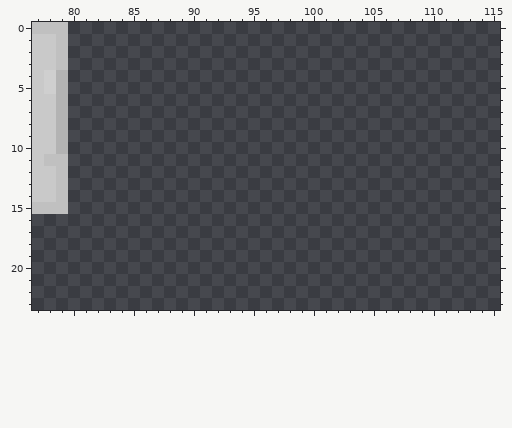
Edited in one commit: pixel-art file (resources/tilemap/tilemap2.ase). The picture above was drawn from the file before the commit.
256x256 pixels, 1 frame. Colours within 5 levels of each other are drawn and written as one. Shown: x 77..115, y 0..23.
Once edited:
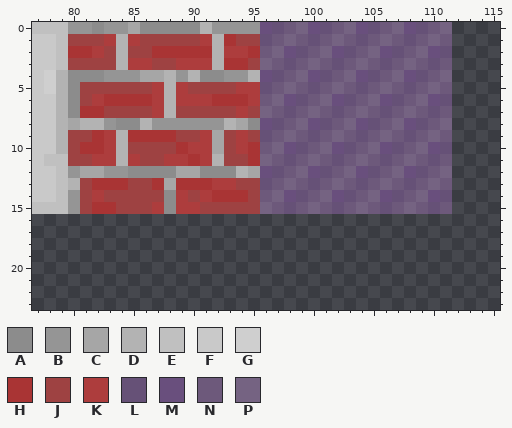
Palette (. is transparent): A #8c8c8c  B #959595  C #a6a6a6  D #b3b3b3  E #c0c0c0  F #c9c9c9  G #cfcfcf  H #a93434  J #9e4242  K #ad3d3d  L #665177  M #694f7d  N #6d597b  P #756382
Edits made:
--- layer "Layer 3"
@@ x 77..115 @@
- 0 EEE....................................
- 1 FFE....................................
- 2 FFE....................................
- 3 FFE....................................
- 4 FGD....................................
- 5 FGD....................................
- 6 FFD....................................
- 7 FFD....................................
- 8 FFD....................................
- 9 FFD....................................
-10 FFD....................................
-11 FEE....................................
-12 FFE....................................
-13 FFE....................................
-14 FFE....................................
-15 EEE....................................
+ 0 EEEBBABBCAAAAADBBBBMLNPMLNPMLNPMLNP....
+ 1 FFEJJJKDKJJJJJKDHJJLNPNLNPNLNPNLNPN....
+ 2 FFEHHKJDJJHHHHHDKKHNPMLNPMLNPMLNPML....
+ 3 FFEJJJJDKKJJKKKDHHJPNLNPNLNPNLNPNLN....
+ 4 FGDAAABBBCCDBDAABBDMLNPMLNPMLNPMLNP....
+ 5 FGDAJJJJJJKDKJJJJKKLNPNLNPNLNPNLNPN....
+ 6 FFDAJKHHHHKDKKKHHHKNPMLNPMLNPMLNPML....
+ 7 FFDAHHJJJJKDJJJJJKJPNLNPNLNPNLNPNLN....
+ 8 FFDCDDBAADBBBBBBDCAMLNPMLNPMLNPMLNP....
+ 9 FFDJJHKDHHHHJJKCJKJLNPNLNPNLNPNLNPN....
+10 FFDJHHKDJJJJHKKCJKHNPMLNPMLNPMLNPML....
+11 FEEJJKKDKJJKKHKDJJHPNLNPNLNPNLNPNLN....
+12 FFEBCCBBAAAACCAAADCMLNPMLNPMLNPMLNP....
+13 FFEDJHHHJJHCHHHKKJJLNPNLNPNLNPNLNPN....
+14 FFEBJKJJJJJAKJKHHHJNPMLNPMLNPMLNPML....
+15 EEEBJHHJJJKAKKJJJJJPNLNPNLNPNLNPNLN....
 16 .......................................
